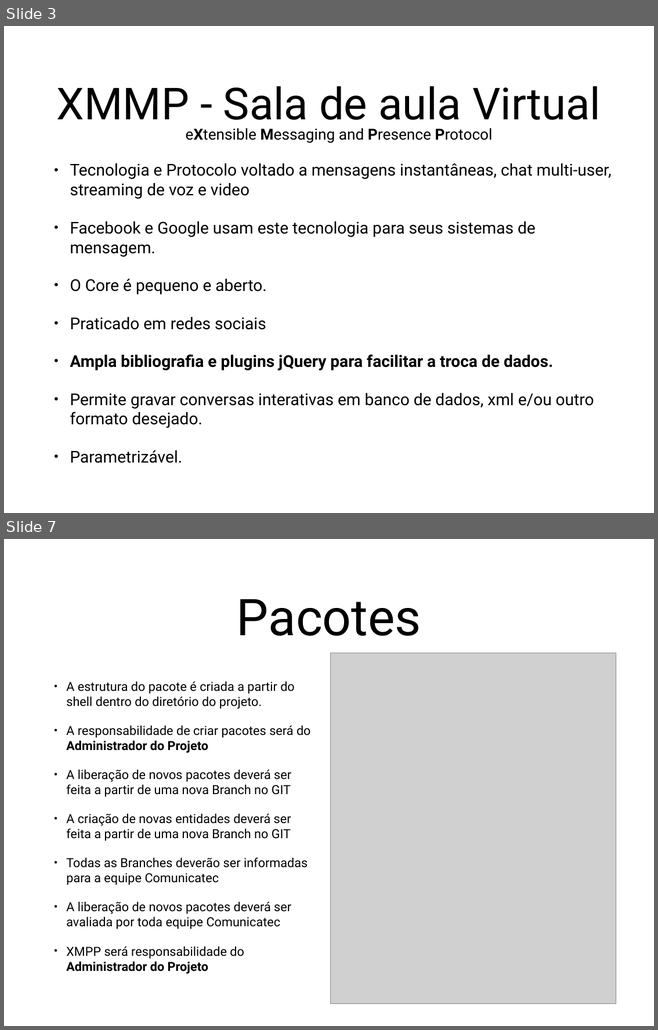
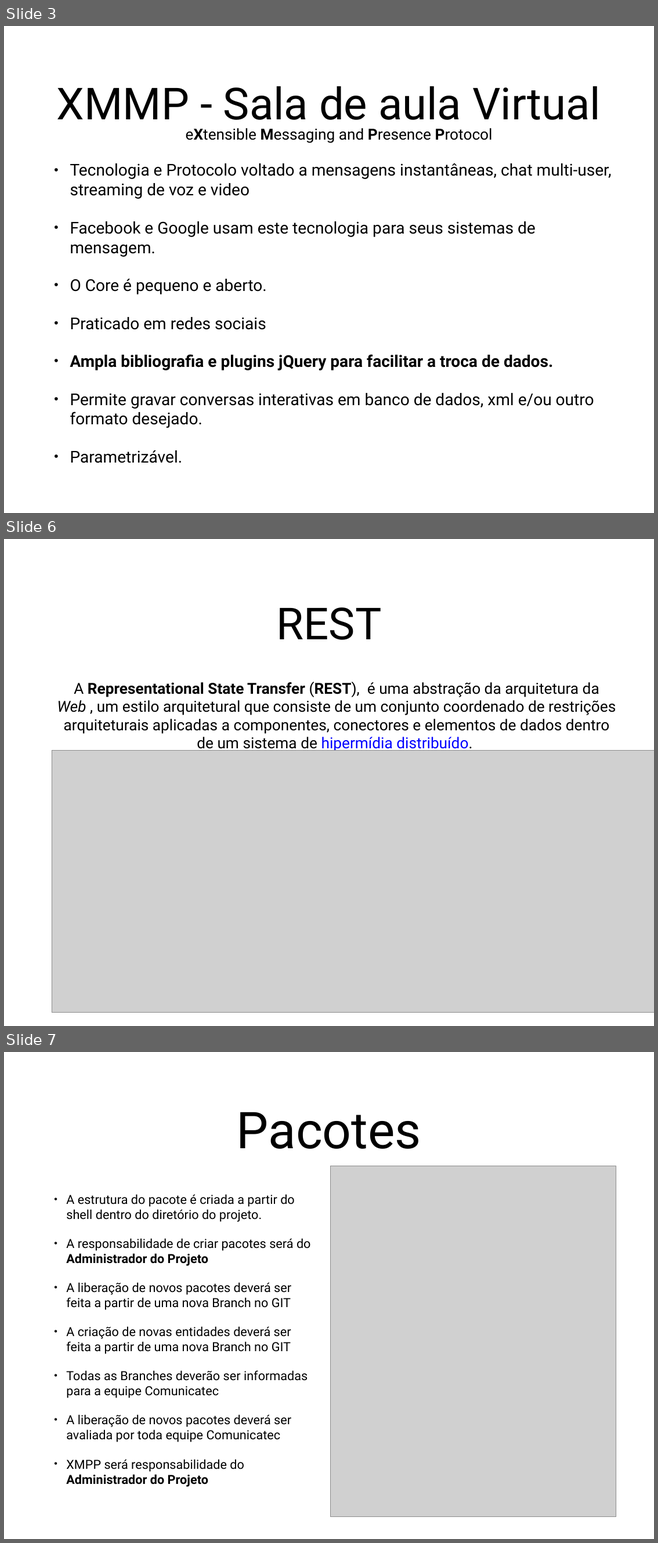
Before and after one commit to TagarelasComunicatec/tagarelas_php, a slide deck: docs/Portal Tagarelas - PPT.pptx. Shown one above the other, each under a label of ours: slides 3 and 7 before the commit, slides 3, 6 and 7 after it; the slides between them are not shown. The pictures are 658x1030 and 658x1543 pixels, drawn with LibreOffice and Linux fonts; fonts in the diff are those of the drawing; grey boxes stand for pictures. Boxes give left, top, right and bottom in pixels: in the first picture for what was removed or moved away, otherwise in the second. Text is boxed around its words. In the diff, an @@ line names an element or a change of style, - is before the commit and + after.

```diff
--- a/docs/Portal Tagarelas - PPT.pptx
+++ b/docs/Portal Tagarelas - PPT.pptx
@@ slide 6 added at (4, 539, 654, 1026), background #FFFFFF @@
@@ title added at (277, 607, 382, 640), 69.6 pt, text #000000 @@
+REST
@@ text added at (57, 682, 615, 752), 24 pt, text #000000 @@
+A Representational State Transfer (REST), é uma abstração da arquitetura da Web , um estilo arquitetural que consiste de um conjunto coordenado de restrições arquiteturais aplicadas a componentes, conectores e elementos de dados dentro de um sistema de hipermídia distribuído.
@@ picture added at (52, 750, 654, 1012) @@
```
Also in this commit, not shown: 2 slides changed, 1 other slide added, 1 slide removed, 2 other files.
